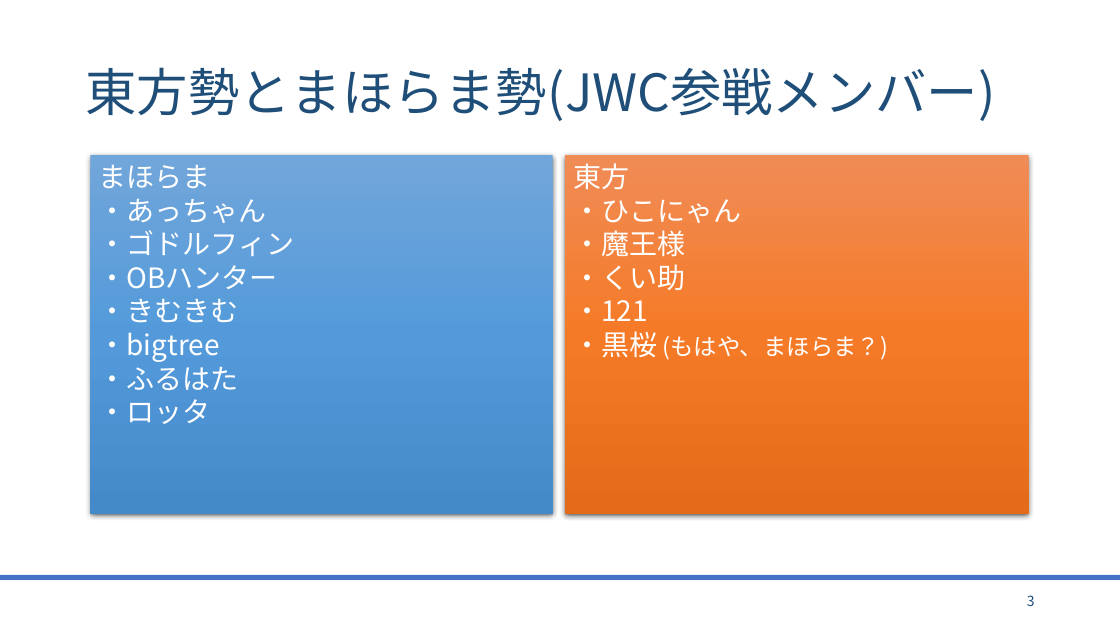
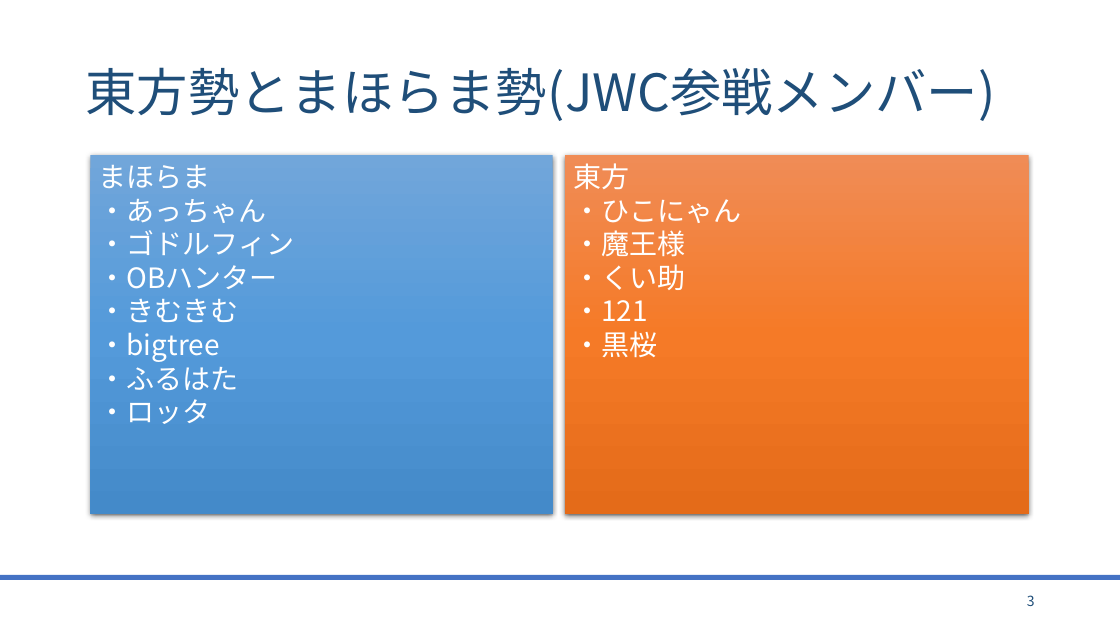
Before and after one commit to bigtreeCoC/documents, a slide deck: slide 3 of 東方とまほらまの今後について.pptx. Drawn at 1120x630 pixels with LibreOffice and Linux fonts; fonts in the diff are those of the drawing. Boxes give left, top, right and bottom in pixels: in the first picture for what was removed or moved away, otherwise in the second. Text is boxed around its words. In the diff, an @@ line names an element or a change of style, - is before the commit and + after.

Commit message:
東方とまほらま(4版) TOMARIGIについて

```diff
--- a/東方とまほらまの今後について.pptx
+++ b/東方とまほらまの今後について.pptx
@@ text in rectangle at box(573, 331, 657, 358): text changed; size 20 to 24 pt @@
-・黒桜 (もはや、まほらま？)
+・黒桜
```
Also in this commit, not shown: 10 other slides changed, 9 slides added, 3 other files.
